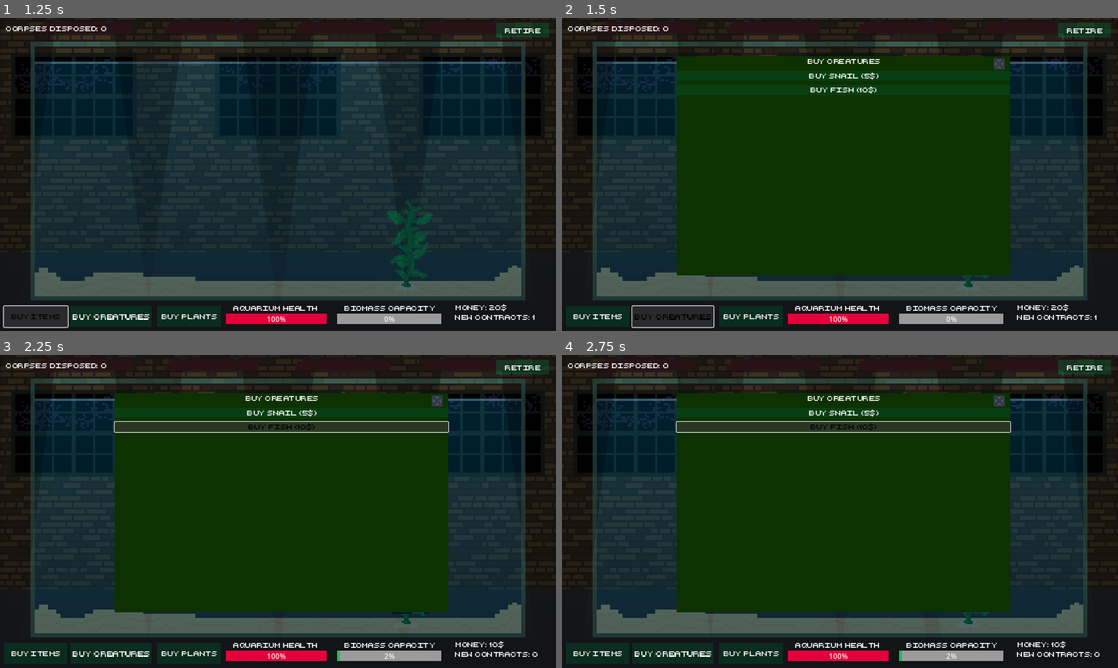
Above: before the commit, frames 1-4 (two rows, left to right).
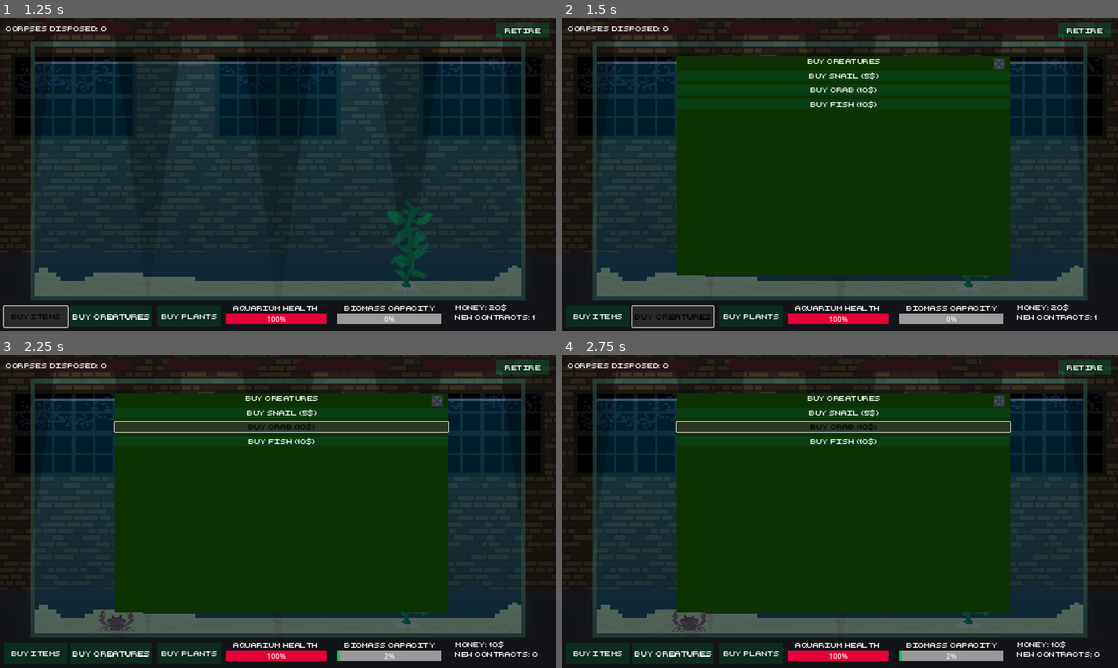
Above: after the commit, the same moments.

Repository: adrientremblay/ld56
Game: Godot game, scene res://scenes/game_screen.tscn
The game is run twice, just before and just after one commit, with the same random seed, the same clock (stepped at 60 frames per second) and the same inputs.
Inputs (mouse positions are in pixels of both pictures, inside the frame that each line leads up to):
- Up to frame 1 (1.25 s): click "Buy Items" at 0.5 s
- Up to frame 2 (1.5 s): click "Buy Creatures" at 1.25 s
- Up to frame 3 (2.25 s): click (283, 426) at 2 s, where only the run after the commit has a clickable "Buy Crab (10$)"
- Up to frame 4 (2.75 s): no input

Frame 1 is identical in both runs. In frame 2, 0.2% of the frame differs, in the area x 44-57%, y 22-29%; in frame 3, 0.4%, in the area x 17-77%, y 22-89%; in frame 4, 0.3%.

Commit message:
Implemented spawning of crab

Diff:
--- a/scenes/game_screen.gd
+++ b/scenes/game_screen.gd
@@ -180,3 +180,17 @@
 	$UI/CreatureMenu.visible = false
 	$EndScreen.open(corpses_eaten_count)
 	self.game_over = true
+
+
+func _on_buy_crab_pressed() -> void:
+	if money < 10:
+		return
+	money -= 10
+	set_money_label()
+
+	var creature = landCreatureScene.instantiate()
+	creature.set_species(Creature.Species.CRAB)
+	$Aquarium/Creatures.add_child(creature)
+	creatures_find_corpses()
+
+	$SpawnCreature.play()
--- a/scenes/game_screen.tscn
+++ b/scenes/game_screen.tscn
@@ -204,7 +204,6 @@
 text = "Buy Plants"
 
 [node name="CreatureMenu" type="Panel" parent="UI"]
-visible = false
 light_mask = 0
 layout_mode = 0
 offset_left = 264.0
@@ -231,6 +230,12 @@
 layout_mode = 2
 theme = ExtResource("4_gs2f0")
 text = "buy snail (5$)"
+
+[node name="BuyCrab" type="Button" parent="UI/CreatureMenu/BoxContainer"]
+light_mask = 0
+layout_mode = 2
+theme = ExtResource("4_gs2f0")
+text = "Buy Crab (10$)"
 
 [node name="BuyFish" type="Button" parent="UI/CreatureMenu/BoxContainer"]
 light_mask = 0
@@ -288,6 +293,7 @@
 stretch_mode = 0
 
 [node name="ContractMenu" type="Panel" parent="UI"]
+visible = false
 light_mask = 0
 layout_mode = 0
 offset_left = 96.0
@@ -500,6 +506,7 @@
 [connection signal="pressed" from="UI/CreatureButton" to="UI" method="_on_creature_button_pressed"]
 [connection signal="pressed" from="UI/PlantsButton" to="UI" method="_on_plants_button_pressed"]
 [connection signal="pressed" from="UI/CreatureMenu/BoxContainer/BuySnail" to="." method="_on_buy_snail_pressed"]
+[connection signal="pressed" from="UI/CreatureMenu/BoxContainer/BuyCrab" to="." method="_on_buy_crab_pressed"]
 [connection signal="pressed" from="UI/CreatureMenu/BoxContainer/BuyFish" to="." method="_on_buy_fish_pressed"]
 [connection signal="pressed" from="UI/CreatureMenu/CloseCreatureMenu" to="UI" method="_on_close_creature_menu_pressed"]
 [connection signal="pressed" from="UI/PlantMenu/BoxContainer/BuyStemPlant" to="." method="_on_buy_stem_plant_pressed"]
Binary file changed: assets/art/aquarium.aseprite
